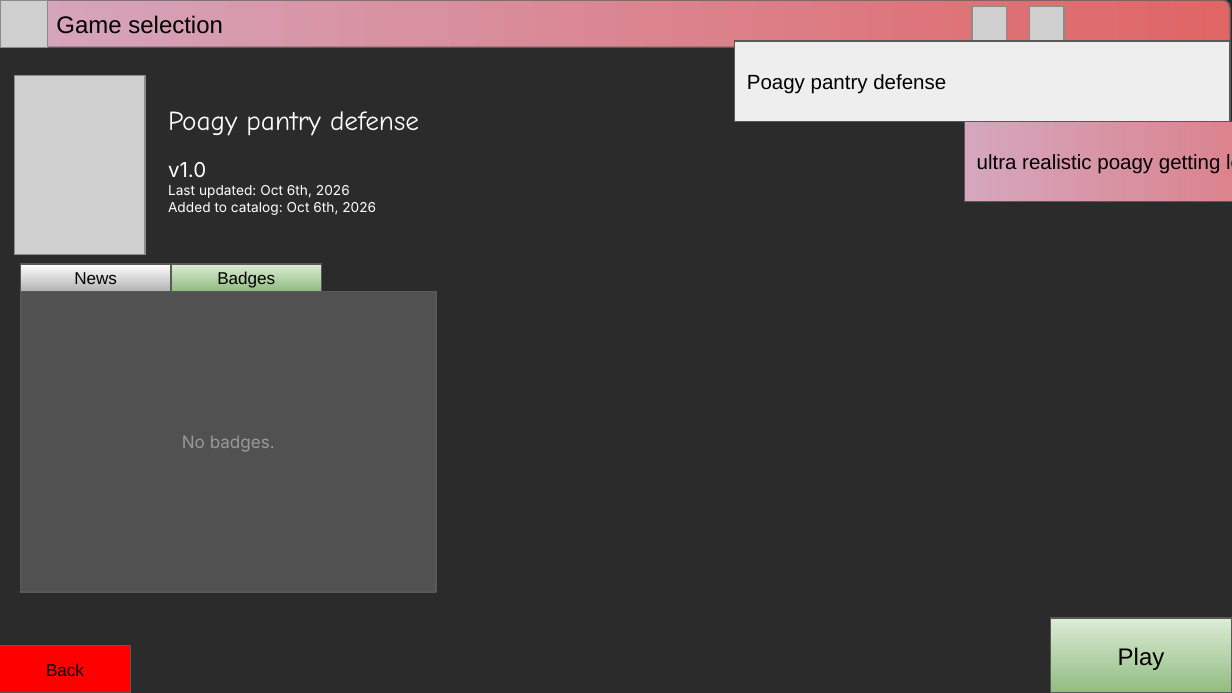
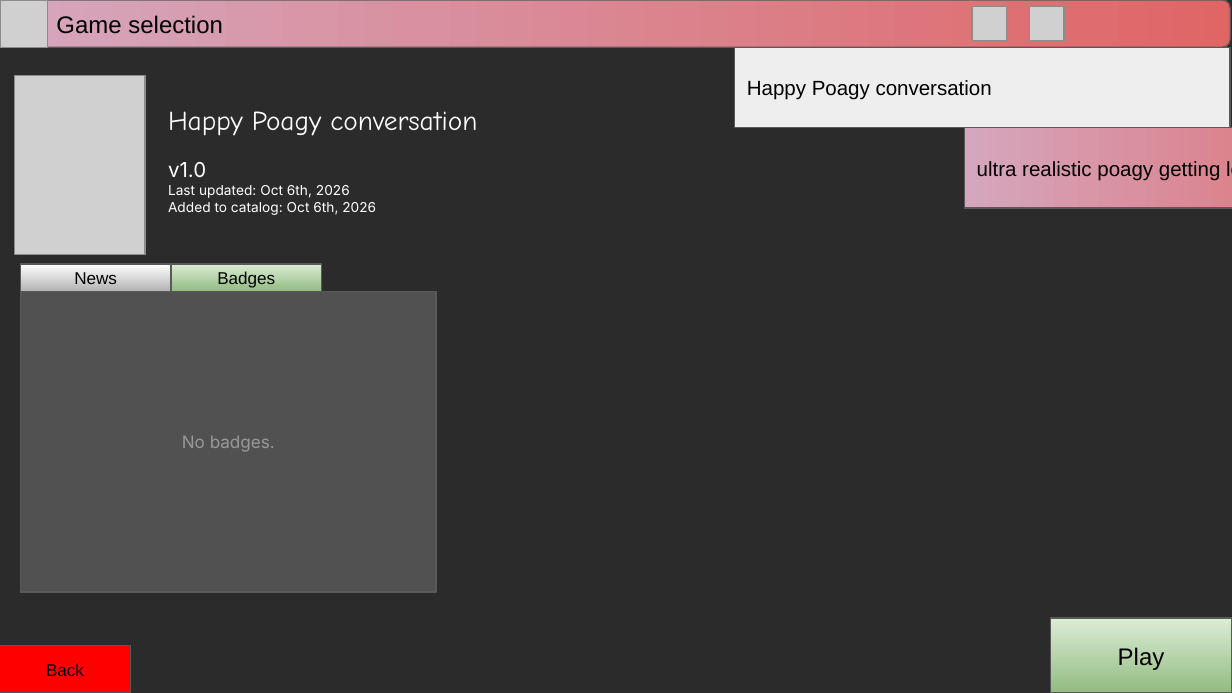
Before and after one commit to RitPigDev/poagy.gs-plus, a slide deck: slide 3 of poagy.gs+.pptx. Drawn at 1232x693 pixels with LibreOffice and Linux fonts; fonts in the diff are those of the drawing; grey boxes stand for pictures; background and template pictures are left out; a plain dark background stands for a picture behind light text. Boxes give left, top, right and bottom in pixels: in the first picture for what was removed or moved away, otherwise in the second. Text is boxed around its words. In the diff, an @@ line names an element or a change of style, - is before the commit and + after.

```diff
--- a/poagy.gs+.pptx
+++ b/poagy.gs+.pptx
@@ rectangle "Happy Poagy conversation": place and size @@
-rectangle "Happy Poagy conversation" at [734,41,1230,121]
+rectangle "Happy Poagy conversation" at [734,47,1230,127]
@@ text in rectangle at [747,80,992,100]: text changed @@
-Poagy pantry defense
+Happy Poagy conversation
@@ text at [168,111,477,136]: text changed @@
-Poagy pantry defense
+Happy Poagy conversation
@@ rectangle "ultra realistic poagy getting lost ...": place and size @@
-rectangle "ultra realistic poagy getting lost ..." at [965,122,1232,202]
+rectangle "ultra realistic poagy getting lost ..." at [965,128,1232,208]
```
Also in this commit, not shown: 6 other slides changed, 18 slides added.
